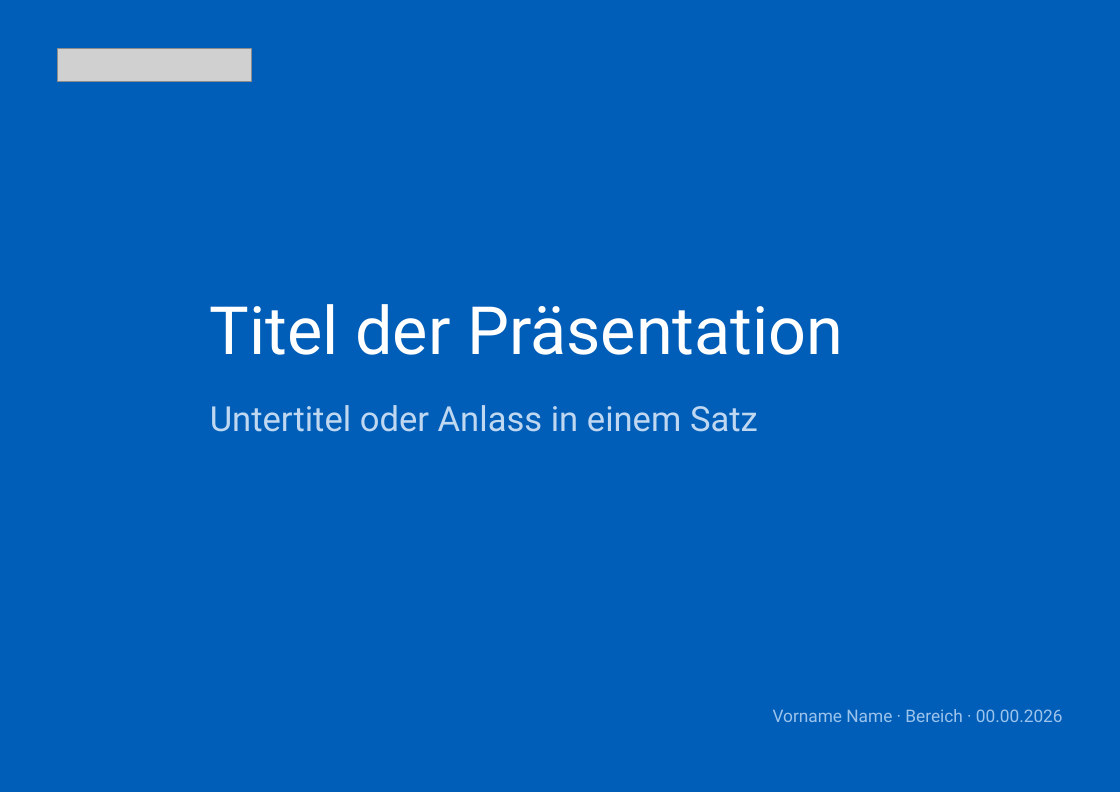
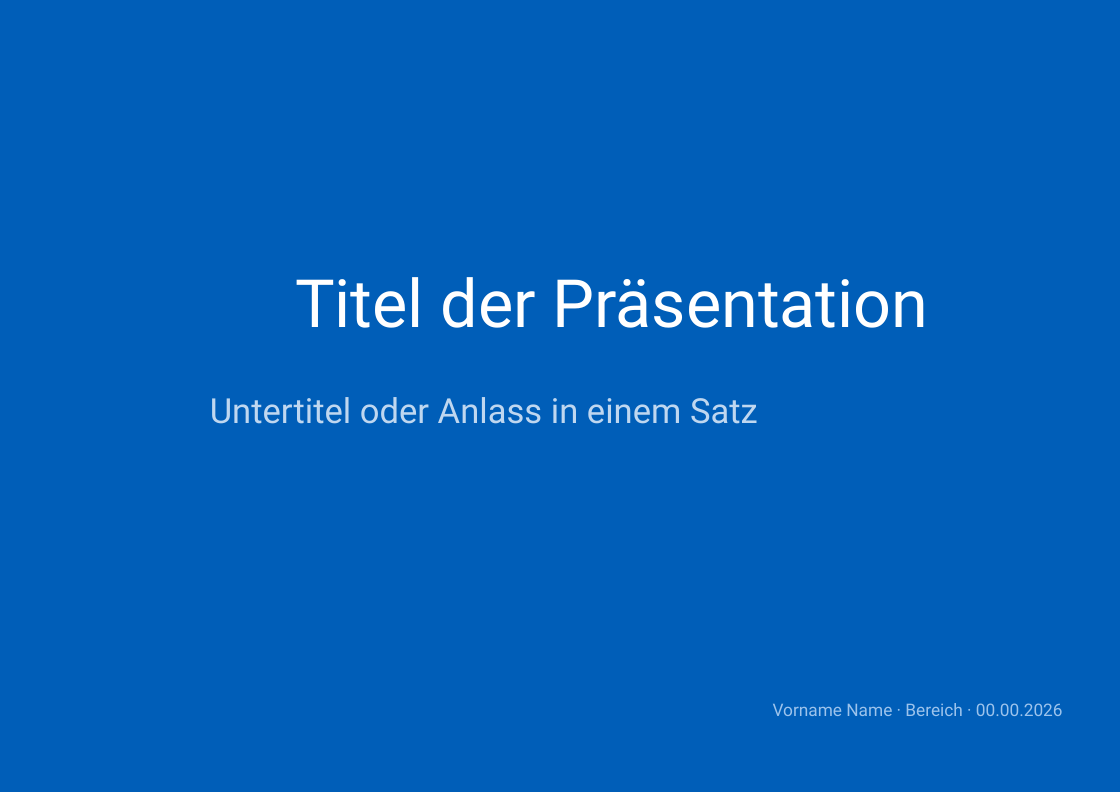
Before and after one commit to phtok/goeloggen, a slide deck: slide 1 of assets/templates/GoetheanumVorlageA4.pptx. Drawn at 1120x792 pixels with LibreOffice and Linux fonts; fonts in the diff are those of the drawing; grey boxes stand for pictures; background and template pictures are left out. Boxes give left, top, right and bottom in pixels: in the first picture for what was removed or moved away, otherwise in the second. Text is boxed around its words. In the diff, an @@ line names an element or a change of style, - is before the commit and + after.

```diff
--- a/assets/templates/GoetheanumVorlageA4.pptx
+++ b/assets/templates/GoetheanumVorlageA4.pptx
@@ picture removed at box(57, 49, 251, 81) @@
@@ title "Titel der Präsentation" at box(295, 277, 928, 328): alignment left to centre; vertical alignment middle to top @@
@@ text "Untertitel oder Anlass in einem ..." at box(210, 397, 758, 424): more space between paragraphs; vertical alignment middle to top @@
@@ text "Vorname Name · Bereich · ..." at box(773, 703, 1063, 716): more space between paragraphs; vertical alignment middle to top @@
```
Also in this commit, not shown: 13 other slides changed, 1 slide added, 1 slide removed, 2 other files.
